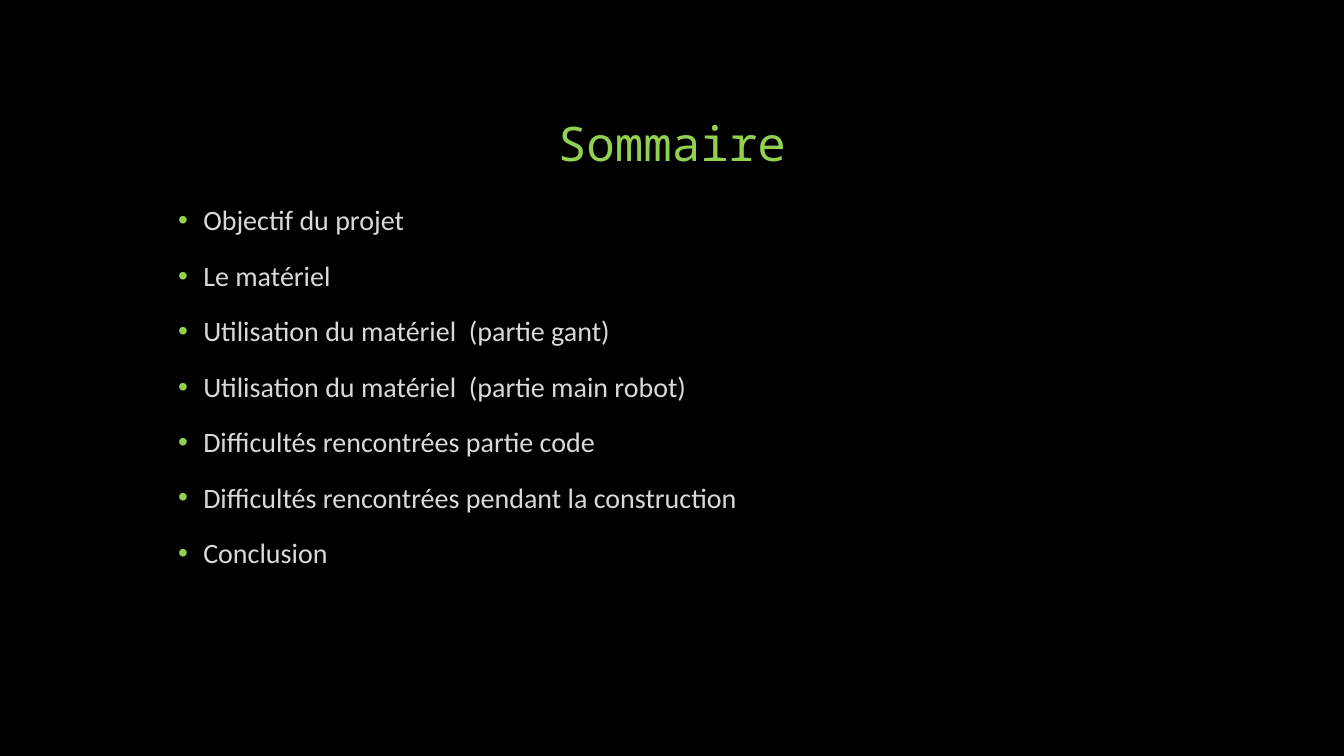
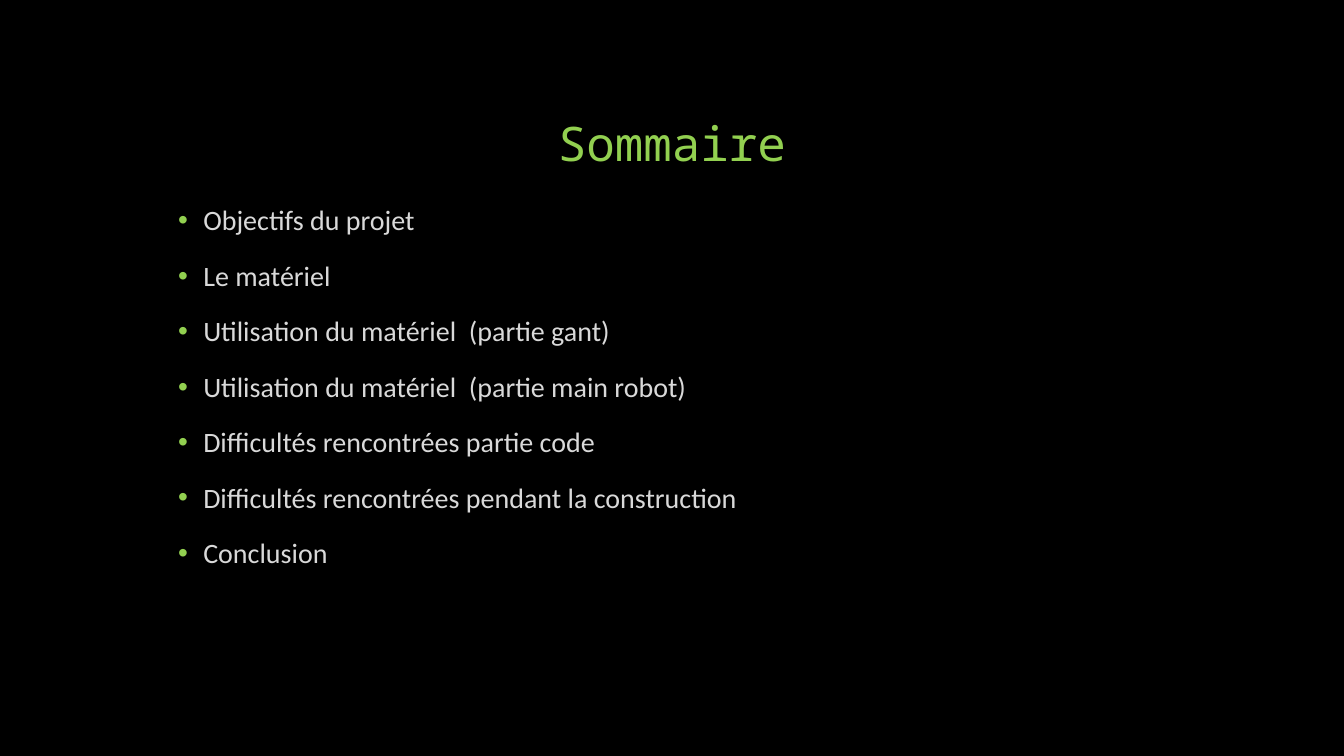
Before and after one commit to Lukygx/Handuino, a slide deck: slide 2 of doc/Handuino présentation finale.pptx. Drawn at 1344x756 pixels with LibreOffice and Linux fonts; fonts in the diff are those of the drawing. Boxes give left, top, right and bottom in pixels: in the first picture for what was removed or moved away, otherwise in the second. Text is boxed around its words. In the diff, an @@ line names an element or a change of style, - is before the commit and + after.

```diff
--- a/doc/Handuino présentation finale.pptx
+++ b/doc/Handuino présentation finale.pptx
@@ text at (203, 210, 415, 235): text changed @@
-• Objectif du projet
+• Objectifs du projet
```
Also in this commit, not shown: 4 other slides changed.
